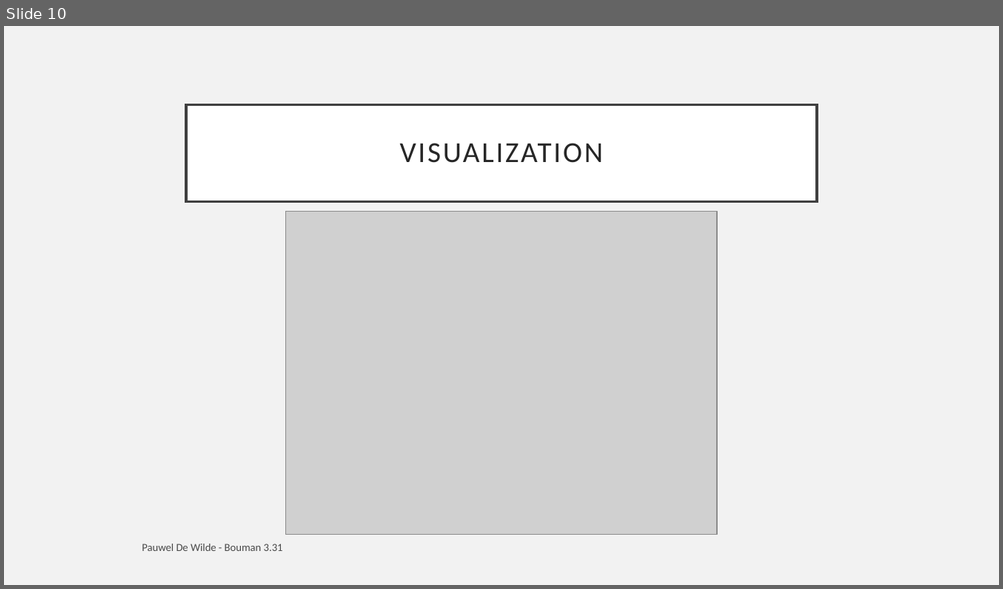
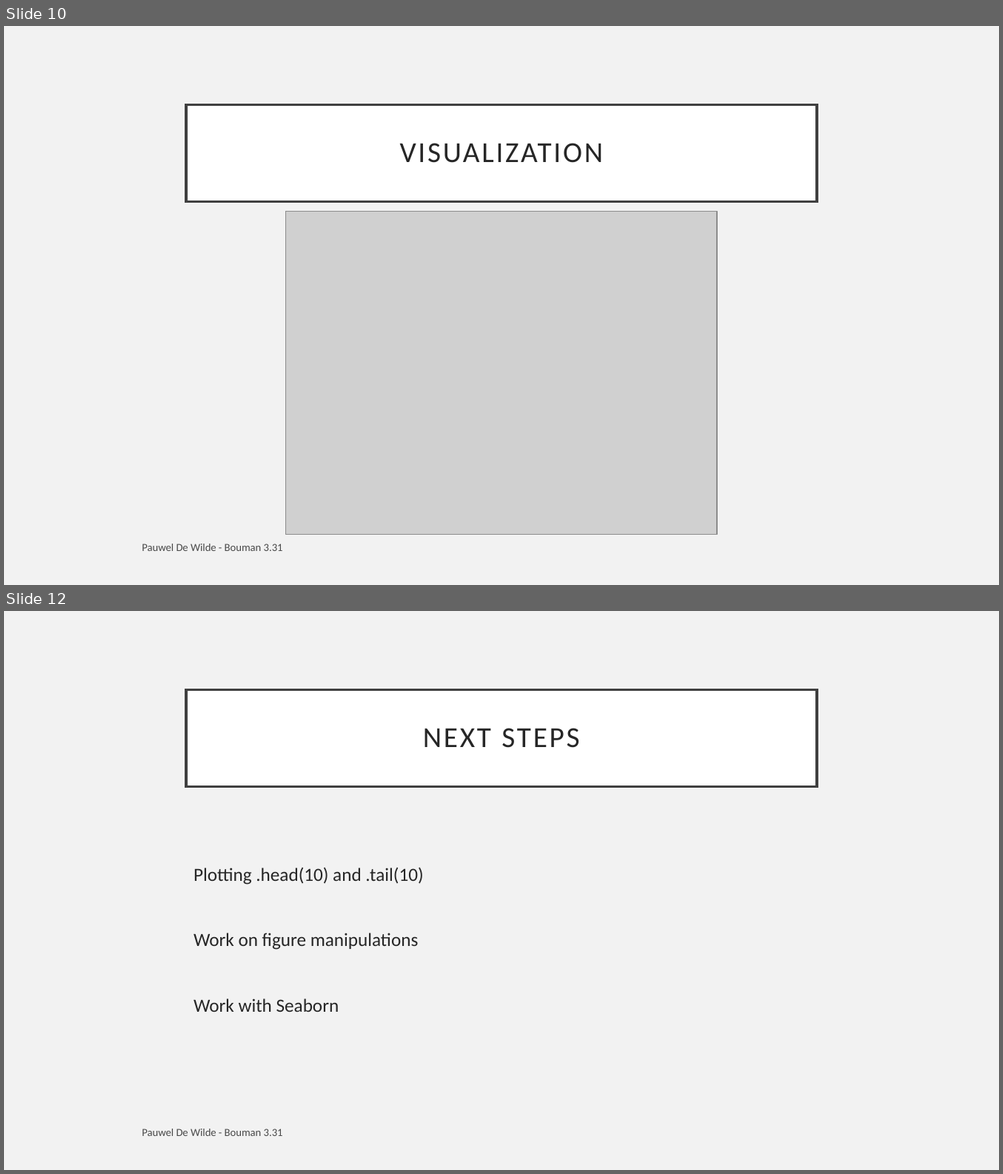
Before and after one commit to Pauwel1/Data-Analysis, a slide deck: Data_Analysis.pptx. Shown one above the other, each under a label of ours: slide 10 before the commit, slides 10 and 12 after it; the slides between them are not shown. The pictures are 1003x589 and 1003x1174 pixels, drawn with LibreOffice and Linux fonts; fonts in the diff are those of the drawing; grey boxes stand for pictures. Boxes give left, top, right and bottom in pixels: in the first picture for what was removed or moved away, otherwise in the second. Text is boxed around its words. In the diff, an @@ line names an element or a change of style, - is before the commit and + after.

Commit message:
Presentation

```diff
--- a/Data_Analysis.pptx
+++ b/Data_Analysis.pptx
@@ slide 12 added at (4, 611, 999, 1170), background #F2F2F2 @@
@@ title added at (186, 689, 817, 786), fill #FFFFFF, outline #404040 2.5 pt, 28 pt, text #262626 @@
+NEXT STEPS
@@ text added at (193, 868, 423, 1012), 18 pt, text #262626 @@
+Plotting .head(10) and .tail(10)
+Work on figure manipulations
+Work with Seaborn
@@ text added at (142, 1129, 283, 1136), 10.5 pt, text #000000 at 70% opacity @@
+Pauwel De Wilde - Bouman 3.31
```
Also in this commit, not shown: 1 other slide added.
